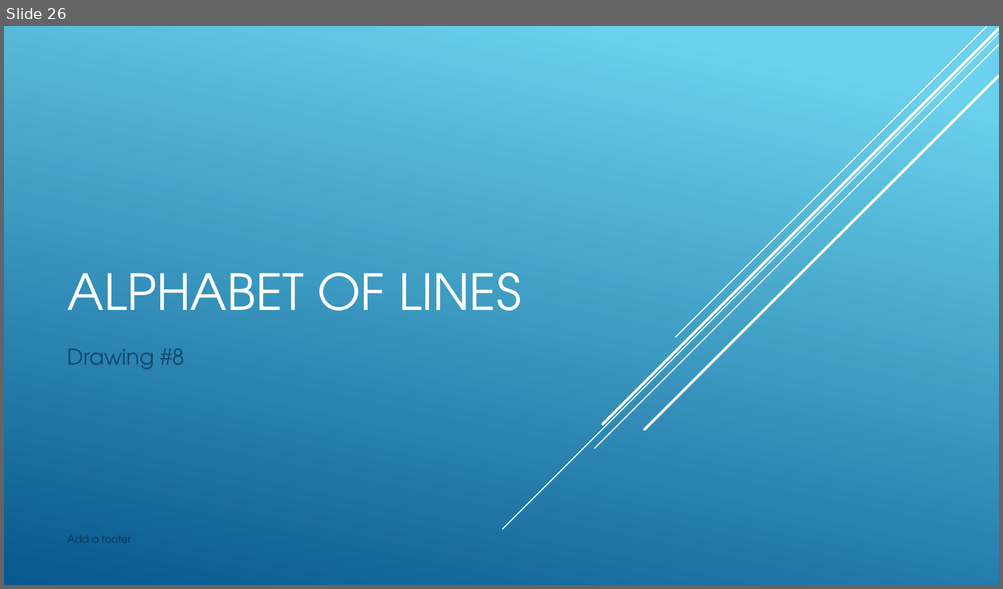
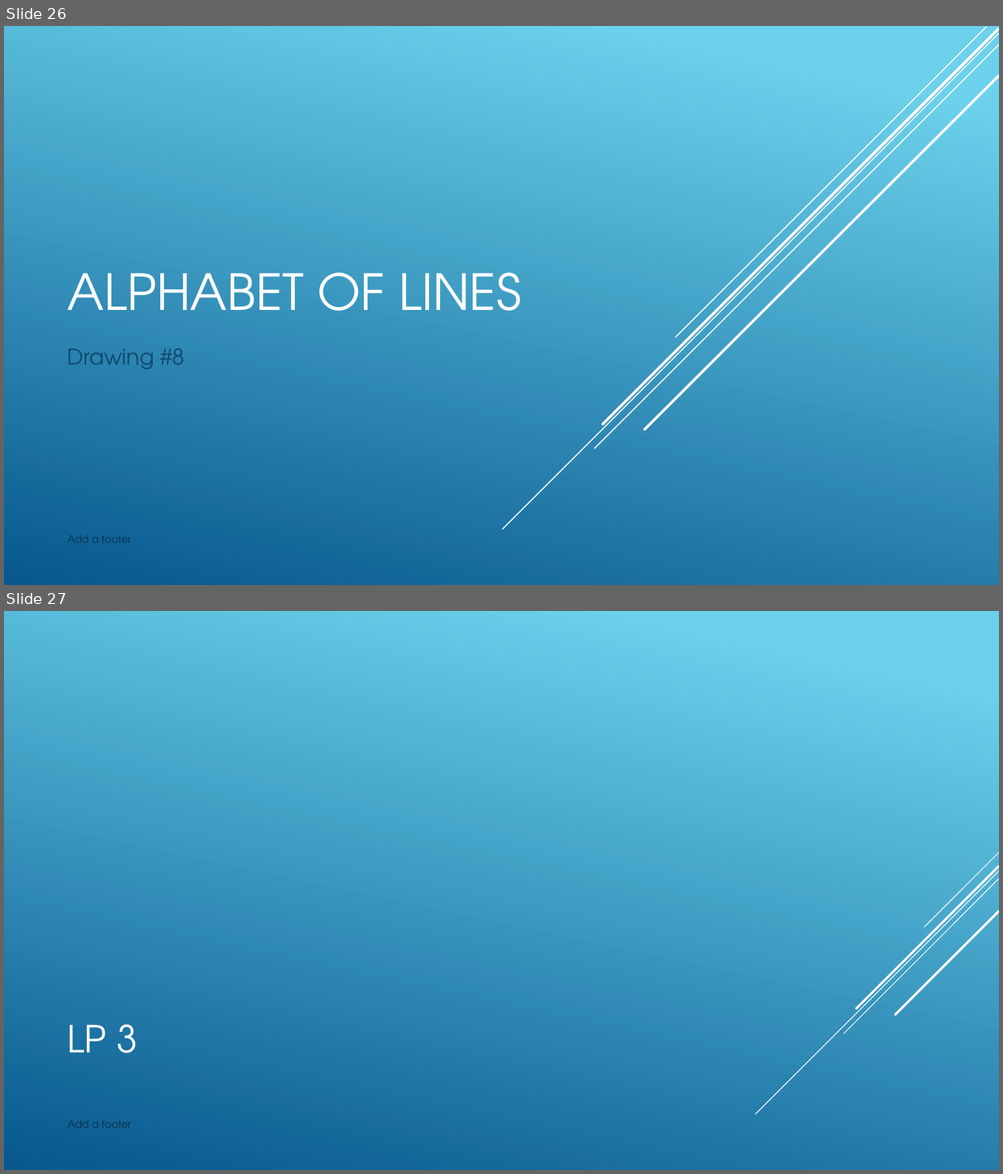
Before and after one commit to nickvertucci/Technology-Education-Curriculum, a slide deck: High School/Design and Drawing for Production/Unit 4 - The Alphabet of Lines/Section 1 - Introduction to Alphabet of Lines/Assets/Unit 4 - Section 1 - Introduction to Alphabet of Line.pptx. Shown one above the other, each under a label of ours: slide 26 before the commit, slides 26 and 27 after it. The pictures are 1003x589 and 1003x1174 pixels, drawn with LibreOffice and Linux fonts; fonts in the diff are those of the drawing. Boxes give left, top, right and bottom in pixels: in the first picture for what was removed or moved away, otherwise in the second. Text is boxed around its words. In the diff, an @@ line names an element or a change of style, - is before the commit and + after.

```diff
--- a/High School/Design and Drawing for Production/Unit 4 - The Alphabet of Lines/Section 1 - Introduction to Alphabet of Lines/Assets/Unit 4 - Section 1 - Introduction to Alphabet of Line.pptx
+++ b/High School/Design and Drawing for Production/Unit 4 - The Alphabet of Lines/Section 1 - Introduction to Alphabet of Lines/Assets/Unit 4 - Section 1 - Introduction to Alphabet of Line.pptx
@@ slide 27 added at (4, 611, 999, 1170), background gradient #6ED2EB to #06588E @@
@@ group added at (755, 853, 999, 1115): 5 lines @@
@@ title added at (68, 1025, 138, 1054), 36 pt, text #FFFFFF @@
+LP 3
@@ text added at (68, 1121, 131, 1128), 10 pt, text #0A304A @@
+Add a footer
```
Also in this commit, not shown: 1 other slide added, 2 other files.
